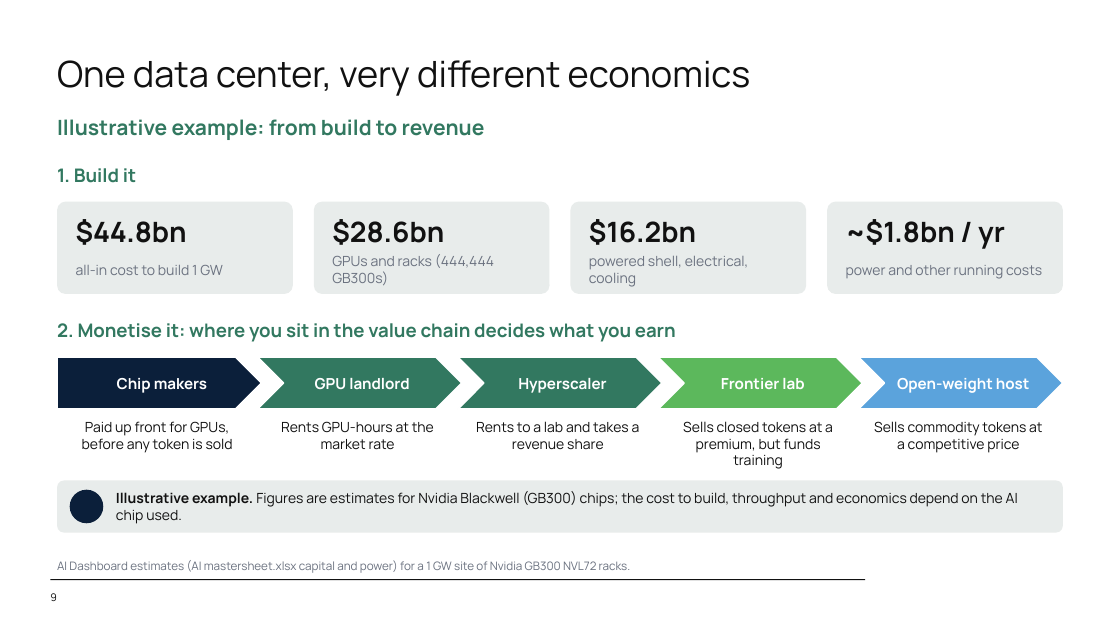
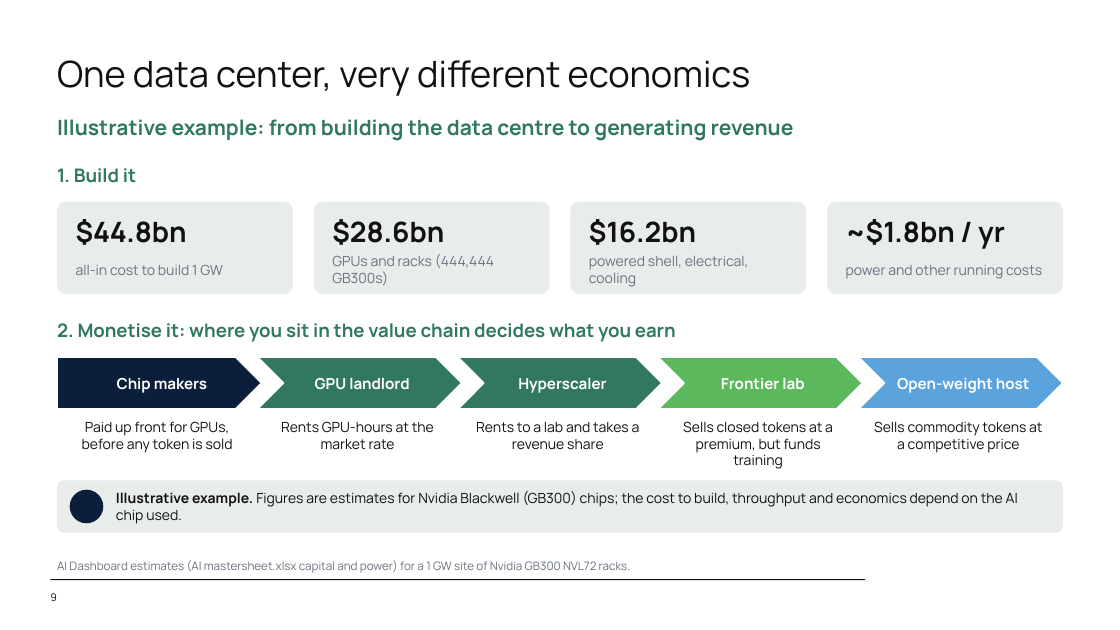
Before and after one commit to SystemCapital/AI-Dashboard, a slide deck: slide 9 of presentation/AI_Unit_Economics.pptx. Drawn at 1120x630 pixels with LibreOffice and Linux fonts; fonts in the diff are those of the drawing; background and template pictures are left out. Boxes give left, top, right and bottom in pixels: in the first picture for what was removed or moved away, otherwise in the second. Text is boxed around its words. In the diff, an @@ line names an element or a change of style, - is before the commit and + after.

```diff
--- a/presentation/AI_Unit_Economics.pptx
+++ b/presentation/AI_Unit_Economics.pptx
@@ text at (57,119,794,141): text changed @@
-Illustrative example: from build to revenue
+Illustrative example: from building the data centre to generating revenue
```
Also in this commit, not shown: 4 other slides changed, 5 slides added, 1 slide removed, 1 other file.
